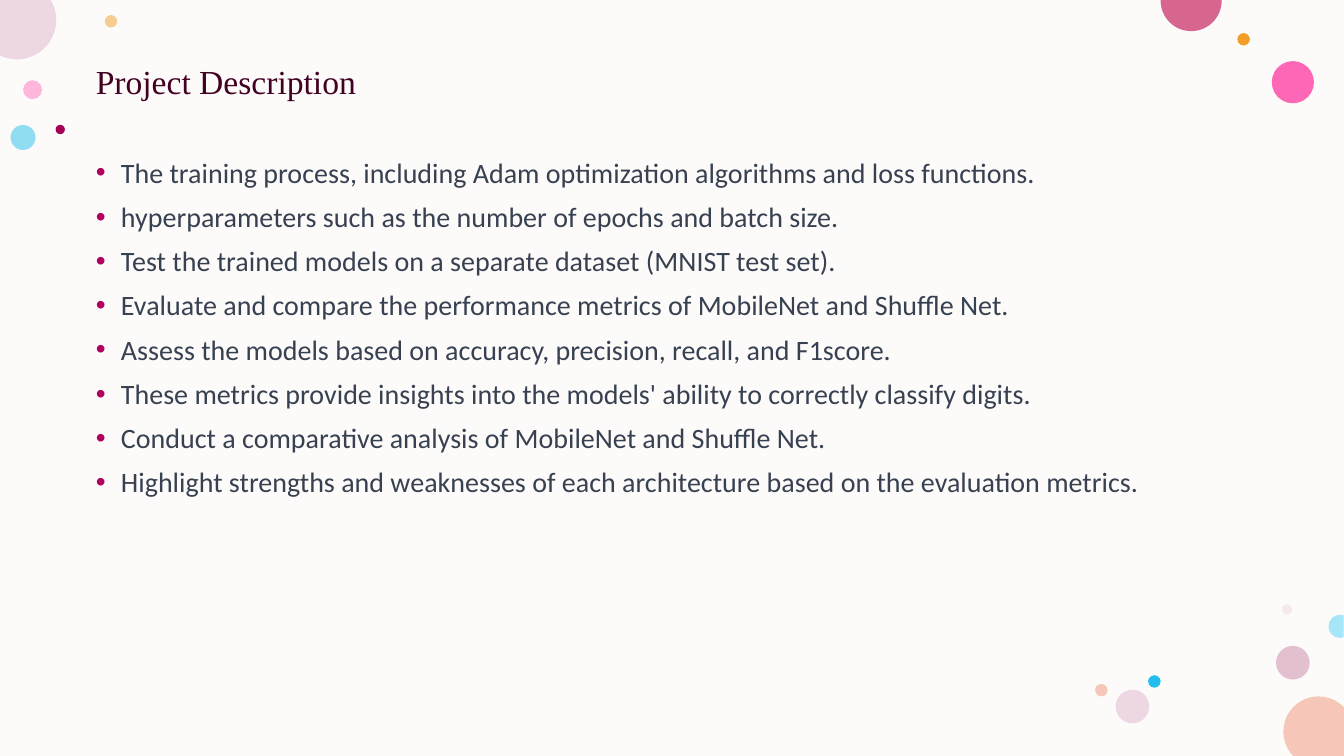
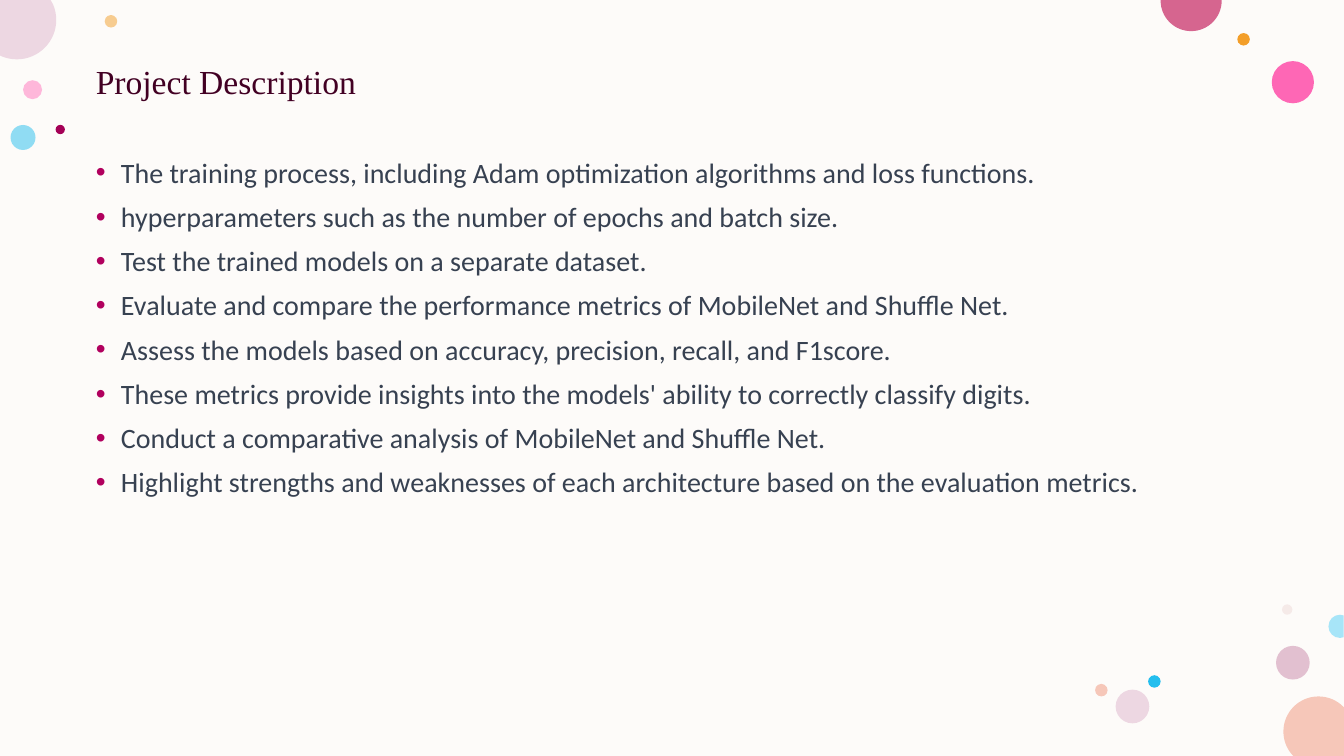
Before and after one commit to MouryaGottipati/DeepLearningProject, a slide deck: slide 5 of Presentation_DeepLearningProject.pptx. Drawn at 1344x756 pixels with LibreOffice and Linux fonts; fonts in the diff are those of the drawing. Boxes give left, top, right and bottom in pixels: in the first picture for what was removed or moved away, otherwise in the second. Text is boxed around its words. In the diff, an @@ line names an element or a change of style, - is before the commit and + after.

```diff
--- a/Presentation_DeepLearningProject.pptx
+++ b/Presentation_DeepLearningProject.pptx
@@ text at <box>121,251,647,276</box>: text changed @@
-• Test the trained models on a separate dataset (MNIST test set).
+• Test the trained models on a separate dataset.
```
Also in this commit, not shown: 6 other slides changed, 2 other files.
